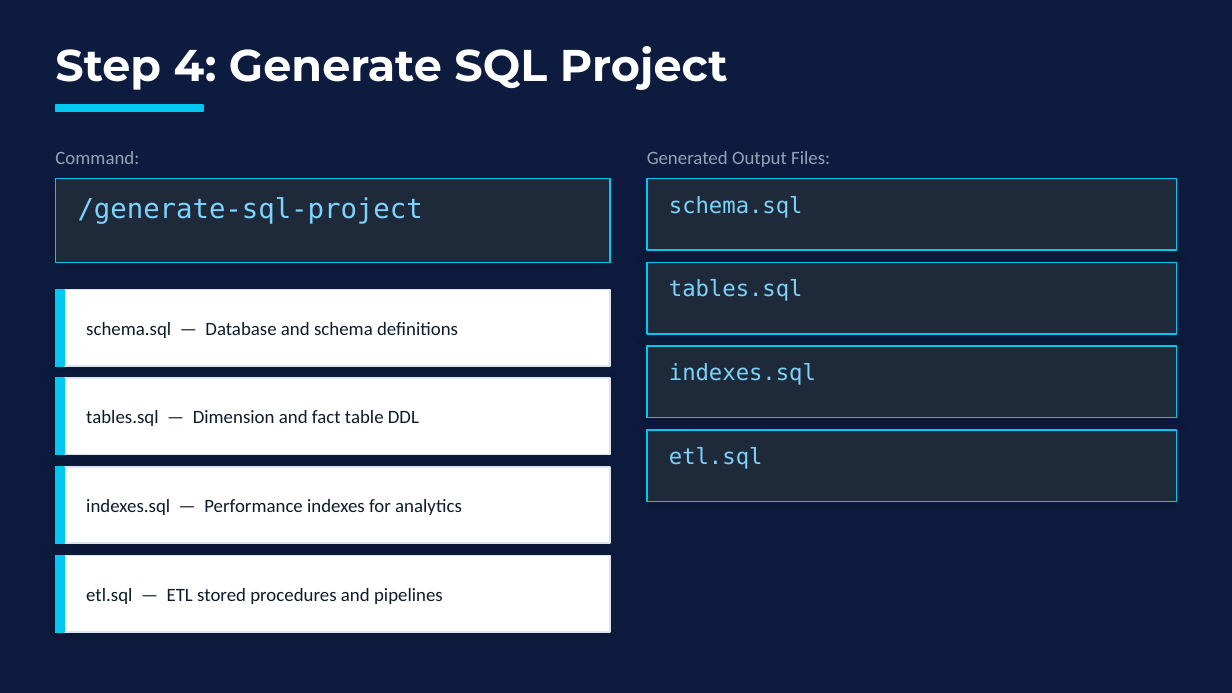
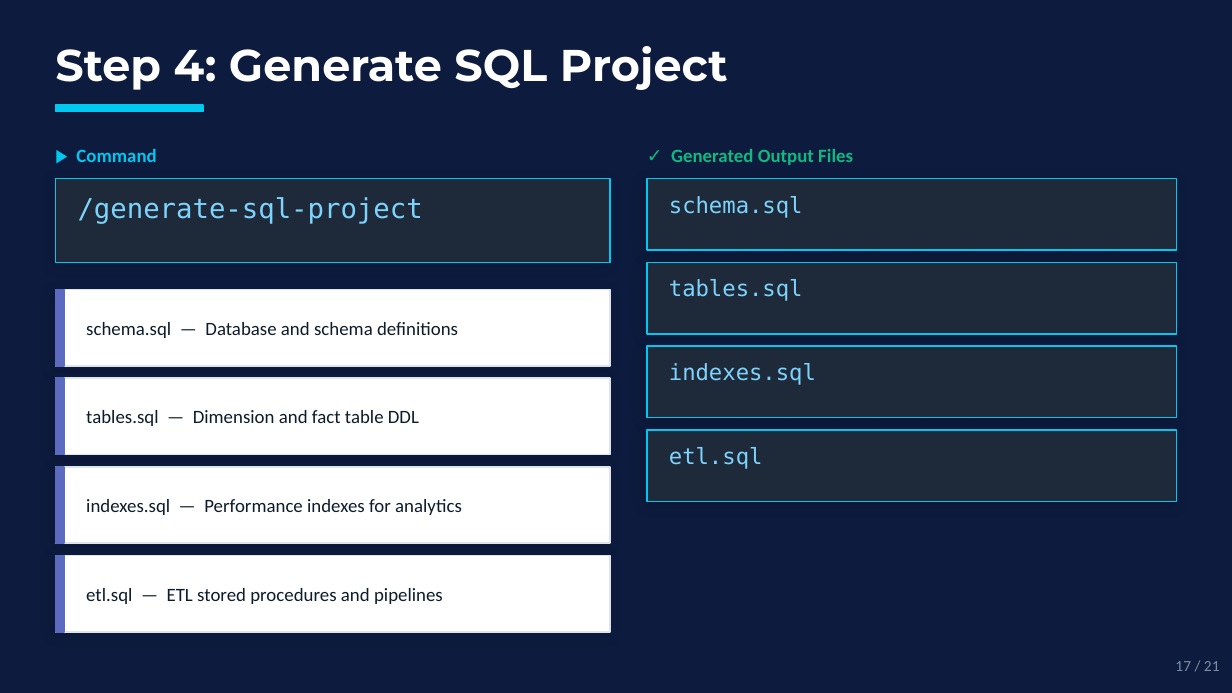
Before and after one commit to jagarlamudisrinath/codex_demo, a slide deck: slide 17 of Codex_AI_Agent_Demo.pptx (slide 16 before the commit). Drawn at 1232x693 pixels with LibreOffice and Linux fonts; fonts in the diff are those of the drawing. Boxes give left, top, right and bottom in pixels: in the first picture for what was removed or moved away, otherwise in the second. Text is boxed around its words. In the diff, an @@ line names an element or a change of style, - is before the commit and + after.

```diff
--- a/Codex_AI_Agent_Demo.pptx
+++ b/Codex_AI_Agent_Demo.pptx
@@ text at [76, 149, 156, 162]: text changed; text colour #94A3B8 to #00C8F0; bold on @@
-Command:
+▶ Command
@@ text at [671, 149, 853, 165]: text changed; text colour #94A3B8 to #10B981; bold on @@
-Generated Output Files:
+✓ Generated Output Files
@@ fill #00C8F0 to #5C6BC0; outline #00C8F0 1 pt to #5C6BC0 1 pt in 4 elements at [55, 290, 64, 366], [55, 378, 64, 455], [55, 467, 64, 543], [55, 556, 64, 632] @@
@@ text added at [1175, 661, 1220, 671], 9 pt, text #7B8EA8 @@
+17 / 21
```
Also in this commit, not shown: 17 other slides changed, 2 slides added, 1 slide removed.
